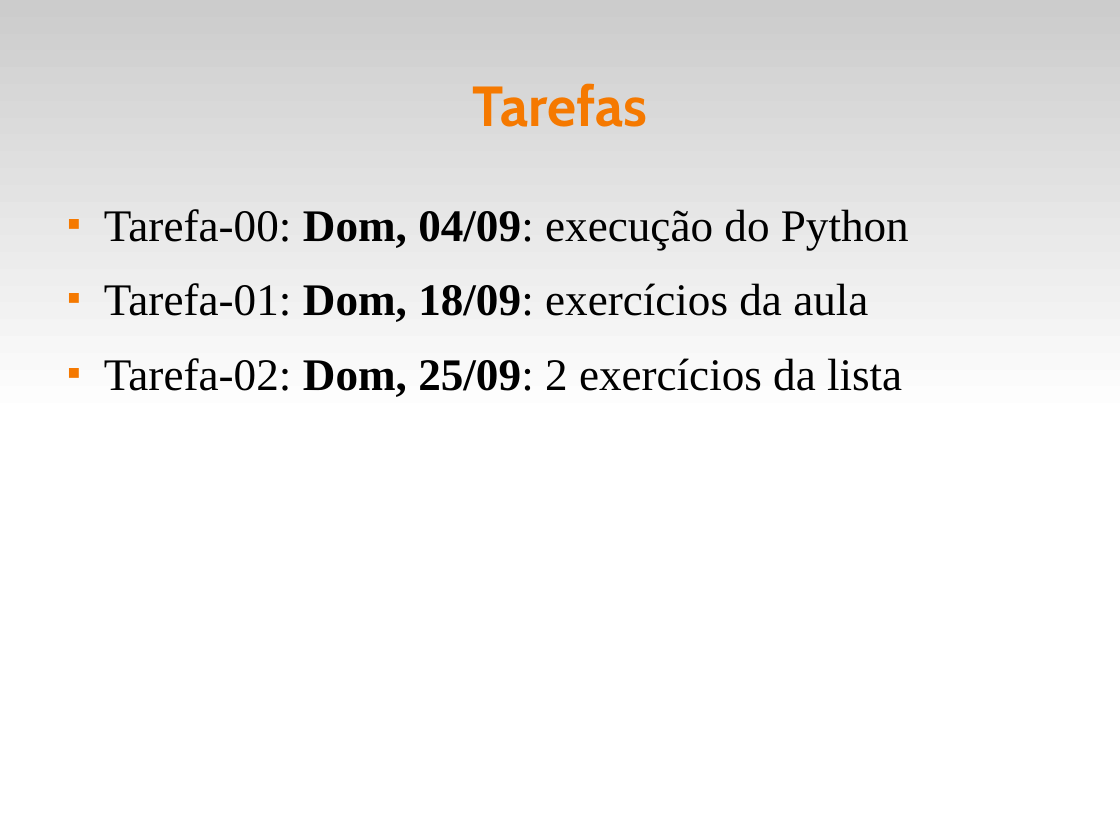
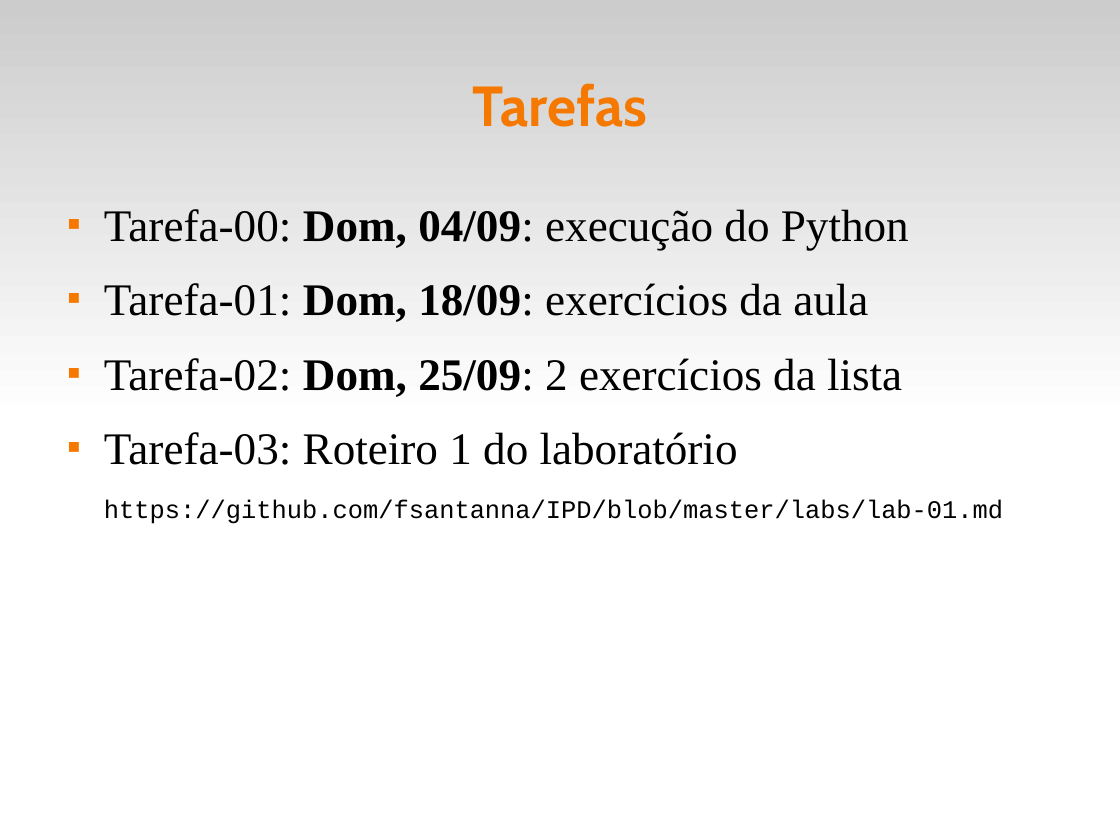
Before and after one commit to fsantanna-uerj/IPD, a slide deck: slide 9 of slides/ipd-00.odp. Drawn at 1120x840 pixels with LibreOffice and Linux fonts; fonts in the diff are those of the drawing. Boxes give left, top, right and bottom in pixels: in the first picture for what was removed or moved away, otherwise in the second. Text is boxed around its words. In the diff, an @@ line names an element or a change of style, - is before the commit and + after.

```diff
--- a/slides/ipd-00.odp
+++ b/slides/ipd-00.odp
@@ text at (104, 432, 1003, 524): paragraphs added @@
+■ Tarefa-03: Roteiro 1 do laboratório
+https://github.com/fsantanna/IPD/blob/master/labs/lab-01.md
```
Also in this commit, not shown: 2 other files.
